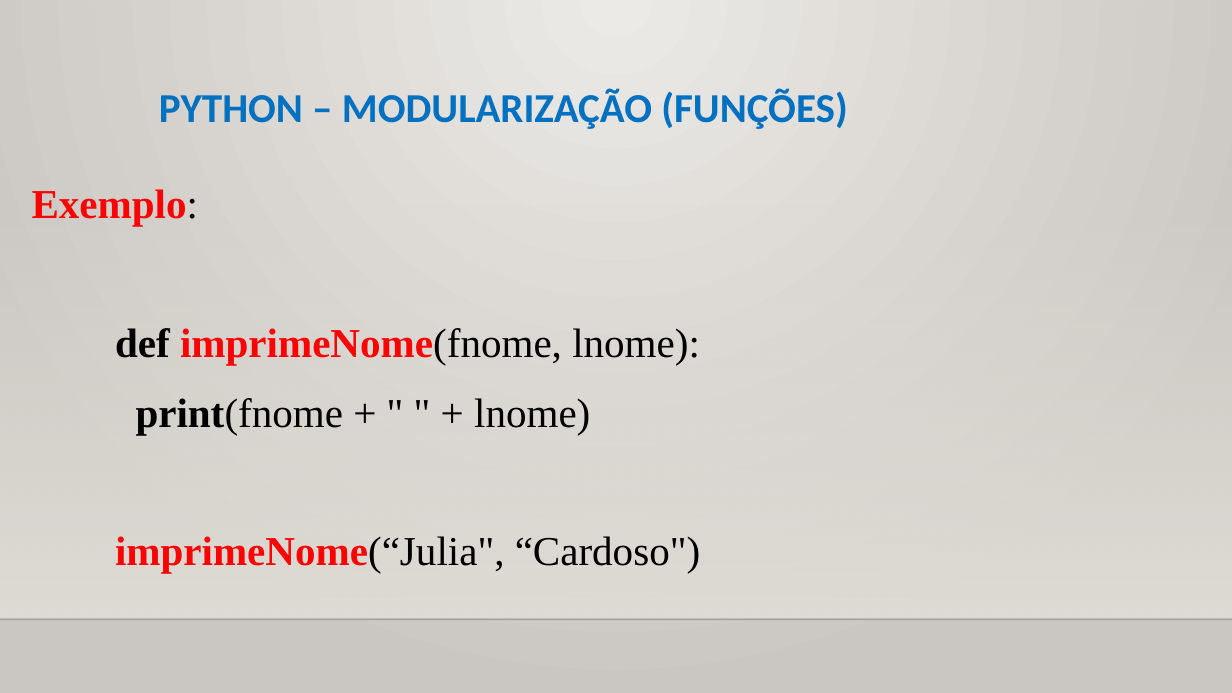
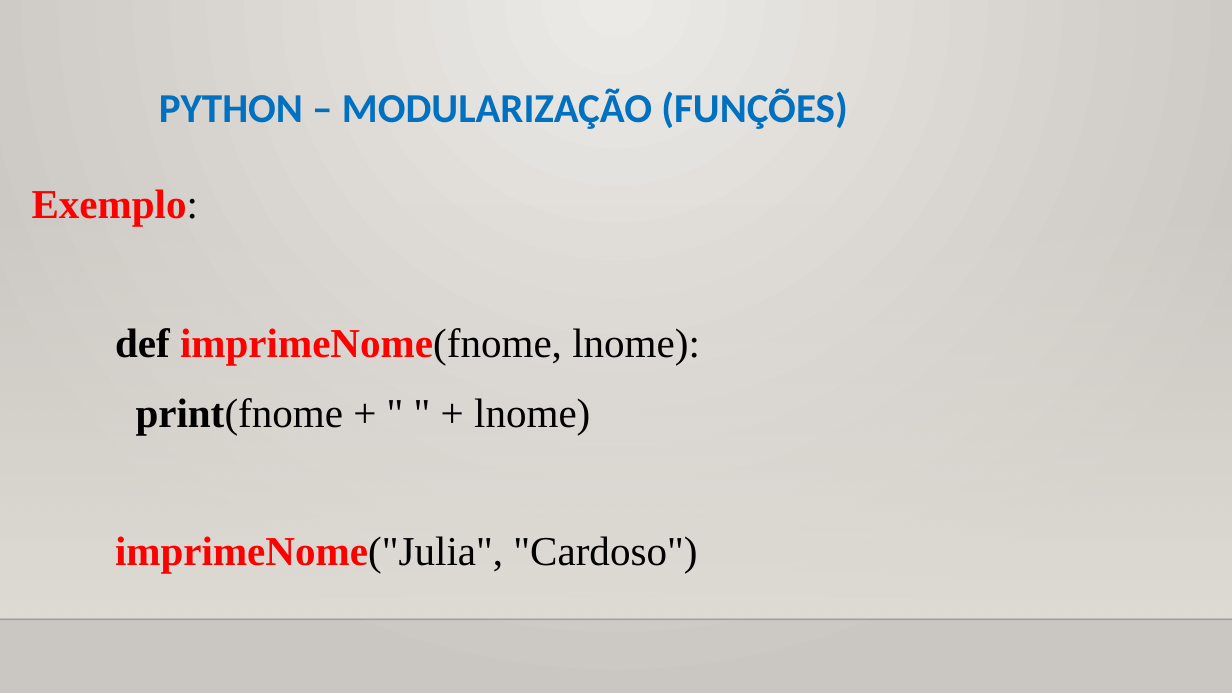
Before and after one commit to CloudEducationBrazil/WydenUniRuyPythonRAD, a slide deck: slide 7 of 01 Classes/Aula 08 RAD Python - Modularização Funções.pptx. Drawn at 1232x693 pixels with LibreOffice and Linux fonts; fonts in the diff are those of the drawing; background and template pictures are left out. Boxes give left, top, right and bottom in pixels: in the first picture for what was removed or moved away, otherwise in the second. Text is boxed around its words. In the diff, an @@ line names an element or a change of style, - is before the commit and + after.

Commit message:
Python RAD ajustess 25/09/2024 2024.2

```diff
--- a/01 Classes/Aula 08 RAD Python - Modularização Funções.pptx
+++ b/01 Classes/Aula 08 RAD Python - Modularização Funções.pptx
@@ text at (115, 536, 697, 573): text changed @@
-  imprimeNome(“Julia", “Cardoso")
+  imprimeNome("Julia", "Cardoso")
```
Also in this commit, not shown: 8 other slides changed, 2 other files.
